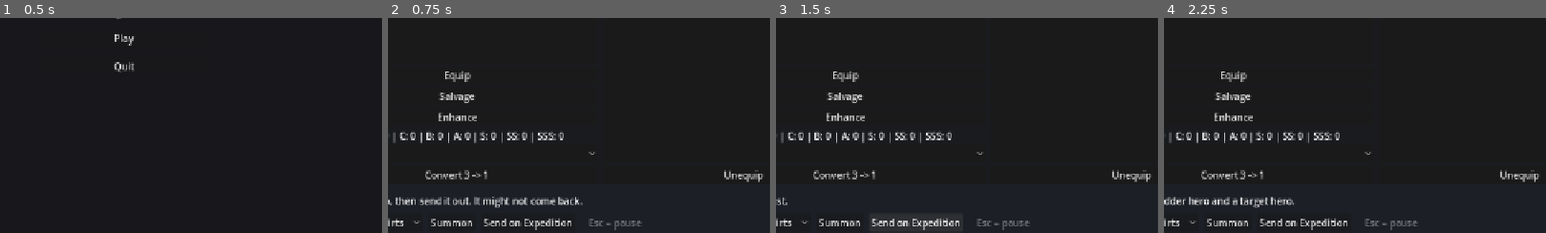
Above: before the commit, frames 1-4 (left to right).
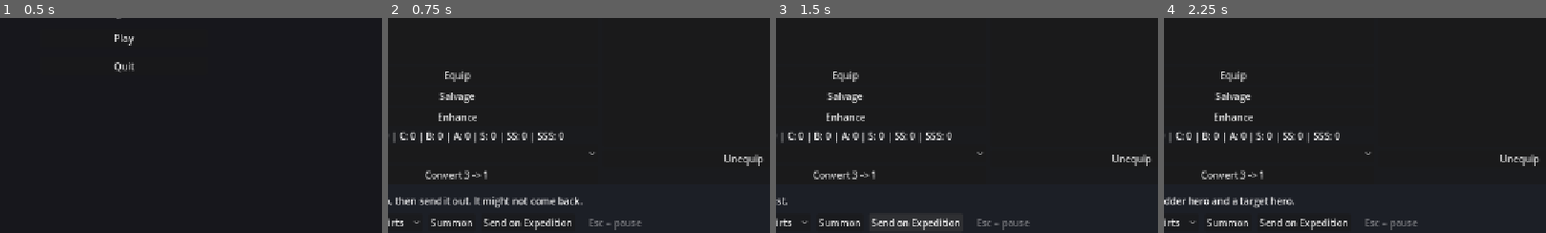
Above: after the commit, the same moments.

Repository: Joony117/Hearthbound
Game: Godot game, scene res://ui/main_menu.tscn
The game is run twice, just before and just after one commit, with the same random seed, the same clock (stepped at 60 frames per second) and the same inputs.
Inputs:
- Up to frame 1 (0.5 s): no input
- Up to frame 2 (0.75 s): click "Play" at 0.5 s
- Up to frame 3 (1.5 s): click "Send on Expedition" at 1.25 s
- Up to frame 4 (2.25 s): click "Sacrifice" at 2 s
The pictures show only the part of the screen within x 34-84%, y 46-96%; the shares and areas given below are measured in that part.

Frame 1 is identical in both runs. In frame 2, 0.5% of the frame differs, in the area x 88-98%, y 63-77%; in frame 3, 0.5%; in frame 4, 0.5%.

Commit message:
feat: the hub shows what a hero's stats actually are
P2-14. Selecting one roster hero now displays its six computed final
stats, its resonance count and its active resonance traits — so gear,
rank-ups and dupes are visible where they happen instead of only in
test output, which is the gap P2-06b flagged and nothing owned.

Hero.level_for() becomes the single home of the rank→level derivation
that combat/quick_resolve.gd held inline; a display that re-derived it
could silently disagree with combat.

Gates: import gate exit 0, zero errors and zero warnings in the checked
pass. GUT 67/67, 9495 asserts, exit 0 (was 66/9485). The suite's three
ERROR: lines are pre-existing — a stashed baseline gives the identical
count, none from the display path.

Co-Authored-By: Claude Opus 5 <noreply@anthropic.com>

Diff:
--- a/combat/quick_resolve.gd
+++ b/combat/quick_resolve.gd
@@ -18,9 +18,7 @@
 		var definition: HeroDefinition = Hero.definition_for(hero.def_id)
 		if definition == null:
 			return result
-		var level: int = BALANCE.level_caps[
-			clampi(hero.rank, 0, BALANCE.level_caps.size() - 1)
-		]
+		var level: int = Hero.level_for(hero, BALANCE)
 		definitions.append(definition)
 		levels.append(level)
 		var stats := Hero.compute_final_stats(hero, definition, BALANCE, level)
--- a/heroes/hero.gd
+++ b/heroes/hero.gd
@@ -28,6 +28,10 @@
 
 func rank_label(balance: BalanceTable) -> String:
 	return balance.rank_names[clampi(rank, 0, balance.rank_names.size() - 1)]
+
+
+static func level_for(hero: Hero, balance: BalanceTable) -> int:
+	return balance.level_caps[clampi(hero.rank, 0, balance.level_caps.size() - 1)]
 
 
 static func definition_for(p_def_id: StringName) -> HeroDefinition:
--- a/hub/hub.gd
+++ b/hub/hub.gd
@@ -16,6 +16,7 @@
 @onready var _parts: Label = %Parts
 @onready var _convert_rank_option: OptionButton = %ConvertRankOption
 @onready var _equipped_list: ItemList = %EquippedList
+@onready var _hero_detail: Label = %HeroDetail
 @onready var _zone_option: OptionButton = %ZoneOption
 @onready var _status: Label = %Status
 @onready var _pause_menu: CanvasLayer = %PauseMenu
@@ -27,12 +28,14 @@
 	GameSession.roster_changed.connect(_refresh_inventory)
 	GameSession.roster_changed.connect(_refresh_parts)
 	GameSession.roster_changed.connect(_refresh_equipped)
+	GameSession.roster_changed.connect(_refresh_hero_detail)
 	GameSession.roster_changed.connect(_refresh_zone_unlocks)
 	_refresh_roster()
 	_refresh_essence()
 	_refresh_inventory()
 	_refresh_parts()
 	_refresh_equipped()
+	_refresh_hero_detail()
 	_populate_convert_ranks()
 	_populate_zones()
 	_refresh_zone_unlocks()
@@ -116,6 +119,43 @@
 		else:
 			_equipped_list.add_item("%s %s %s%s" % [slot_name, item.rank_label(BALANCE), definition.display_name, enhance_suffix])
 		_equipped_list.set_item_metadata(_equipped_list.item_count - 1, slot)
+
+
+func _refresh_hero_detail() -> void:
+	_hero_detail.text = ""
+	var hero: Hero = _selected_hero()
+	if hero == null:
+		return
+	if hero.def_id == Hero.NO_ARCHETYPE_DEF_ID:
+		_hero_detail.text = "Rank: %s\nArchetype: No archetype" % hero.rank_label(BALANCE)
+		return
+	var definition: HeroDefinition = Hero.definition_for(hero.def_id)
+	if definition == null:
+		_hero_detail.text = "Rank: %s\nArchetype: Missing archetype (%s)" % [hero.rank_label(BALANCE), hero.def_id]
+		return
+	var stats: Dictionary[StringName, float] = Hero.compute_final_stats(
+		hero,
+		definition,
+		BALANCE,
+		Hero.level_for(hero, BALANCE),
+	)
+	var traits: PackedStringArray = []
+	for trait_definition: TraitDefinition in Hero.active_resonance_traits(hero, definition, BALANCE):
+		traits.append(trait_definition.display_name)
+	# Keyed off the pool being empty, not off resonance: a definition with no authored pool would
+	# otherwise print "Traits: " with nothing after it.
+	var trait_text: String = "none" if traits.is_empty() else ", ".join(traits)
+	_hero_detail.text = "Rank: %s\nHP: %d\nATK: %d\nDEF: %d\nSPD: %d\nCRIT_RATE: %.1f%%\nCRIT_DMG: %.1f%%\nResonance: %d\nTraits: %s" % [
+		hero.rank_label(BALANCE),
+		roundi(stats[Hero.STAT_HP]),
+		roundi(stats[Hero.STAT_ATK]),
+		roundi(stats[Hero.STAT_DEF]),
+		roundi(stats[Hero.STAT_SPD]),
+		stats[Hero.STAT_CRIT_RATE] * 100.0,
+		stats[Hero.STAT_CRIT_DMG] * 100.0,
+		hero.resonance,
+		trait_text,
+	]
 
 
 func _selected_hero() -> Hero:
@@ -216,6 +256,7 @@
 
 func _on_roster_list_multi_selected(_index: int, _selected: bool) -> void:
 	_refresh_equipped()
+	_refresh_hero_detail()
 
 
 func _on_equip_pressed() -> void:
--- a/hub/hub.tscn
+++ b/hub/hub.tscn
@@ -218,6 +218,11 @@
 [node name="Unequip" type="Button" parent="UI/Root/EquipmentPanel/Columns/Equipped"]
 layout_mode = 2
 text = "Unequip"
+
+[node name="HeroDetail" type="Label" parent="UI/Root/EquipmentPanel/Columns/Equipped"]
+unique_name_in_owner = true
+layout_mode = 2
+autowrap_mode = 2
 
 [node name="Bottom" type="VBoxContainer" parent="UI/Root"]
 layout_mode = 1
--- a/tests/unit/test_expedition.gd
+++ b/tests/unit/test_expedition.gd
@@ -412,6 +412,47 @@
 
 	assert_true(saw_win)
 	assert_true(saw_loss)
+
+
+func test_hero_detail_reads_selected_hero_and_clears_on_multi_select() -> void:
+	var balance: BalanceTable = preload("res://balance.tres")
+	var hero := _add_knight()
+	var definition: HeroDefinition = Hero.definition_for(hero.def_id)
+	var hub_scene: PackedScene = load("res://hub/hub.tscn") as PackedScene
+	assert_not_null(hub_scene)
+	var hub: Node3D = hub_scene.instantiate() as Node3D
+	add_child_autofree(hub)
+	var roster_list: ItemList = hub.get_node("%RosterList") as ItemList
+	var hero_detail: Label = hub.get_node("%HeroDetail") as Label
+
+	assert_eq(hero_detail.text, "", "Nothing selected shows nothing.")
+
+	roster_list.select(0)
+	# select() does not emit; the [connection] block in hub.tscn is what drives the refresh.
+	roster_list.multi_selected.emit(0, true)
+	var before_stats := Hero.compute_final_stats(hero, definition, balance, Hero.level_for(hero, balance))
+	var before_def: String = "DEF: %d" % roundi(before_stats[Hero.STAT_DEF])
+	assert_string_contains(hero_detail.text, before_def)
+	assert_string_contains(hero_detail.text, "Resonance: 0")
+	assert_string_contains(hero_detail.text, "Traits: none")
+
+	# roster_changed is the only refresh path equip, rank-up and sacrifice all go through.
+	hero.resonance = 1
+	GameSession.roster_changed.emit()
+	var after_stats := Hero.compute_final_stats(hero, definition, balance, Hero.level_for(hero, balance))
+	assert_string_contains(hero_detail.text, "DEF: %d" % roundi(after_stats[Hero.STAT_DEF]))
+	assert_string_contains(hero_detail.text, "Resonance: 1")
+	assert_string_contains(hero_detail.text, "Bulwark")
+	assert_false(
+		hero_detail.text.contains(before_def),
+		"A resonance trait must move the displayed stat, not just the trait line.",
+	)
+
+	_add_knight("Knight 2")
+	roster_list.select(0)
+	roster_list.select(1, false)
+	roster_list.multi_selected.emit(1, true)
+	assert_eq(hero_detail.text, "", "Two heroes selected leaves no stale numbers.")
 
 
 func _add_knight(hero_name: String = "Knight") -> Hero:
--- a/tests/unit/test_hero_stats.gd
+++ b/tests/unit/test_hero_stats.gd
@@ -1,6 +1,16 @@
 extends GutTest
 
 const ERROR_MARGIN: float = 0.0001
+
+
+func test_level_for_uses_rank_caps_and_clamps() -> void:
+	var balance := BalanceTable.new()
+	var hero := Hero.new("Test Hero")
+	for rank: int in balance.level_caps.size():
+		hero.rank = rank
+		assert_eq(Hero.level_for(hero, balance), balance.level_caps[rank])
+	hero.rank = balance.level_caps.size()
+	assert_eq(Hero.level_for(hero, balance), balance.level_caps.back())
 
 
 func test_rank_and_level_scale_combat_stats_but_not_crit() -> void:
Not shown, changed: docs/KNOWN_ISSUES.md
Not shown, changed: docs/TASKS-DONE.md
Not shown, changed: docs/TASKS.md
